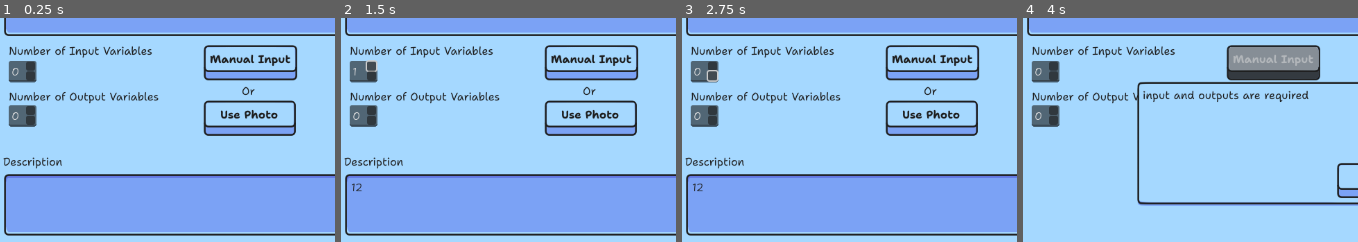
Above: before the commit, frames 1-4 (left to right).
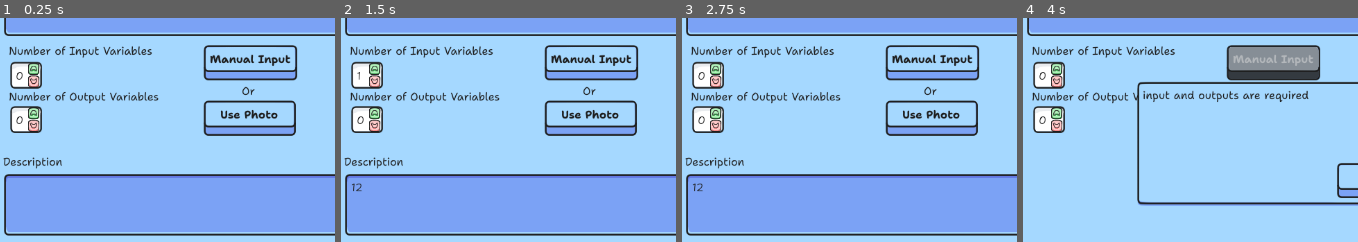
Above: after the commit, the same moments.

Repository: sininen-blue/logic-gate-tesseract
Game: Godot game, scene res://ui/custom_levels/create_custom_level.tscn
Two runs of this game, one before a commit and one after it. Both use one fixed random seed, a clock stepped at 60 frames per second and the inputs below. This scene is started directly instead of the project's main scene.
Inputs (mouse positions are % of the whole screen's width and height, from its top left):
- Up to frame 1 (0.25 s): no input
- Up to frame 2 (1.5 s): click (57, 8) at 0.52 s; type "Alex" at 0.6 s; click (57, 22) at 0.75 s; type "12" at 0.83 s; click (57, 63) at 0.98 s; type "12" at 1.07 s; click (22, 32) at 1.27 s
- Up to frame 3 (2.75 s): click (22, 34) at 2.02 s
- Up to frame 4 (4 s): click "Manual Input" at 2.75 s; click "Use Photo" at 3.5 s
The pictures show only the part of the screen within x 18-68%, y 22-71%; the shares and areas given below are measured in that part.

The runs differ from the first frame. In frame 1, 2.3% of the frame differs, in the area x 2-13%, y 19-52%; in frame 2, 2.3%, in the area x 2-13%, y 18-52%; in frame 3, 2.3%; in frame 4, 2.3%.

Commit message:
increment theming

Diff:
--- a/ui/components/increment_edit.gd
+++ b/ui/components/increment_edit.gd
@@ -29,7 +29,8 @@
 
 
 func _on_decrement_button_pressed() -> void:
-	count -= 1
+	if count > 0:
+		count -= 1
 
 
 func error() -> void:
--- a/ui/components/increment_edit.tscn
+++ b/ui/components/increment_edit.tscn
@@ -1,30 +1,36 @@
-[gd_scene load_steps=3 format=3 uid="uid://dnhtijfjnpwty"]
+[gd_scene load_steps=6 format=3 uid="uid://dnhtijfjnpwty"]
 
 [ext_resource type="Script" path="res://ui/components/increment_edit.gd" id="1_6jqra"]
-[ext_resource type="Theme" uid="uid://2j5ui2hm1s2k" path="res://ui/themes/IncrementButton.tres" id="2_aka2t"]
+[ext_resource type="Theme" uid="uid://2j5ui2hm1s2k" path="res://ui/themes/Increment.tres" id="2_aka2t"]
+[ext_resource type="Theme" uid="uid://dfy44283ee648" path="res://ui/themes/smallUpButton.tres" id="3_8375i"]
+[ext_resource type="Texture2D" uid="uid://qg6uoeh7cn08" path="res://assets/UI/theme/incrementEdit/smallUpButton.png" id="4_i00ee"]
+[ext_resource type="Texture2D" uid="uid://cnghdojlvxr62" path="res://assets/UI/theme/incrementEdit/smallDownButton.png" id="5_84uno"]
 
 [node name="IncrementEdit" type="LineEdit"]
 offset_right = 40.0
 offset_bottom = 31.0
+theme = ExtResource("2_aka2t")
 theme_override_constants/minimum_character_width = 2
 max_length = 1
 script = ExtResource("1_6jqra")
 
-[node name="IncrementButton" type="Button" parent="."]
+[node name="IncrementButton" type="TextureButton" parent="."]
 layout_mode = 0
-offset_left = 25.0
-offset_top = 1.0
-offset_right = 38.0
-offset_bottom = 14.0
+offset_left = 27.0
+offset_top = 2.0
+offset_right = 45.0
+offset_bottom = 21.0
+theme = ExtResource("3_8375i")
+texture_normal = ExtResource("4_i00ee")
+
+[node name="DecrementButton" type="TextureButton" parent="."]
+layout_mode = 0
+offset_left = 27.0
+offset_top = 20.0
+offset_right = 45.0
+offset_bottom = 39.0
 theme = ExtResource("2_aka2t")
-
-[node name="DecrementButton" type="Button" parent="."]
-layout_mode = 0
-offset_left = 25.0
-offset_top = 15.0
-offset_right = 38.0
-offset_bottom = 28.0
-theme = ExtResource("2_aka2t")
+texture_normal = ExtResource("5_84uno")
 
 [connection signal="text_changed" from="." to="." method="_on_text_changed"]
 [connection signal="pressed" from="IncrementButton" to="." method="_on_increment_button_pressed"]
--- /dev/null
+++ b/ui/themes/Increment.tres
@@ -0,0 +1,14 @@
+[gd_resource type="Theme" load_steps=3 format=3 uid="uid://2j5ui2hm1s2k"]
+
+[ext_resource type="Texture2D" uid="uid://cwkq2jquyoneg" path="res://assets/UI/theme/incrementEdit/incrementEdit.png" id="2_kepdg"]
+
+[sub_resource type="StyleBoxTexture" id="StyleBoxTexture_ayaqk"]
+texture = ExtResource("2_kepdg")
+texture_margin_left = 10.0
+texture_margin_top = 10.0
+texture_margin_right = 10.0
+texture_margin_bottom = 10.0
+
+[resource]
+LineEdit/colors/font_color = Color(0.117647, 0.117647, 0.117647, 1)
+LineEdit/styles/normal = SubResource("StyleBoxTexture_ayaqk")
--- a/ui/themes/IncrementButton.tres
+++ /dev/null
@@ -1,98 +0,0 @@
-[gd_resource type="Theme" load_steps=7 format=3 uid="uid://2j5ui2hm1s2k"]
-
-[ext_resource type="FontFile" uid="uid://c440jkyp6y6pa" path="res://assets/UI/font/ShantellSans[BNCE,INFM,SPAC,ital,wght].ttf" id="1_7oho3"]
-
-[sub_resource type="StyleBoxFlat" id="StyleBoxFlat_re17b"]
-content_margin_left = 4.0
-content_margin_top = 4.0
-content_margin_right = 4.0
-content_margin_bottom = 4.0
-bg_color = Color(0.1, 0.1, 0.1, 0.3)
-corner_radius_top_left = 3
-corner_radius_top_right = 3
-corner_radius_bottom_right = 3
-corner_radius_bottom_left = 3
-corner_detail = 5
-
-[sub_resource type="StyleBoxFlat" id="StyleBoxFlat_dfu4e"]
-content_margin_left = 4.0
-content_margin_top = 4.0
-content_margin_right = 4.0
-content_margin_bottom = 4.0
-bg_color = Color(1, 1, 1, 0.75)
-draw_center = false
-border_width_left = 2
-border_width_top = 2
-border_width_right = 2
-border_width_bottom = 2
-corner_radius_top_left = 3
-corner_radius_top_right = 3
-corner_radius_bottom_right = 3
-corner_radius_bottom_left = 3
-corner_detail = 5
-expand_margin_left = 2.0
-expand_margin_top = 2.0
-expand_margin_right = 2.0
-expand_margin_bottom = 2.0
-
-[sub_resource type="StyleBoxFlat" id="StyleBoxFlat_sn3dn"]
-content_margin_left = 4.0
-content_margin_top = 4.0
-content_margin_right = 4.0
-content_margin_bottom = 4.0
-bg_color = Color(0.225, 0.225, 0.225, 0.6)
-corner_radius_top_left = 3
-corner_radius_top_right = 3
-corner_radius_bottom_right = 3
-corner_radius_bottom_left = 3
-corner_detail = 5
-
-[sub_resource type="StyleBoxFlat" id="StyleBoxFlat_2o578"]
-content_margin_left = 4.0
-content_margin_top = 4.0
-content_margin_right = 4.0
-content_margin_bottom = 4.0
-bg_color = Color(0.1, 0.1, 0.1, 0.6)
-corner_radius_top_left = 3
-corner_radius_top_right = 3
-corner_radius_bottom_right = 3
-corner_radius_bottom_left = 3
-corner_detail = 5
-
-[sub_resource type="StyleBoxFlat" id="StyleBoxFlat_68l3q"]
-content_margin_left = 4.0
-content_margin_top = 4.0
-content_margin_right = 4.0
-content_margin_bottom = 4.0
-bg_color = Color(0, 0, 0, 0.6)
-corner_radius_top_left = 3
-corner_radius_top_right = 3
-corner_radius_bottom_right = 3
-corner_radius_bottom_left = 3
-corner_detail = 5
-
-[resource]
-Button/colors/font_color = Color(0.875, 0.875, 0.875, 1)
-Button/colors/font_disabled_color = Color(0.875, 0.875, 0.875, 0.5)
-Button/colors/font_focus_color = Color(0.95, 0.95, 0.95, 1)
-Button/colors/font_hover_color = Color(0.95, 0.95, 0.95, 1)
-Button/colors/font_hover_pressed_color = Color(1, 1, 1, 1)
-Button/colors/font_outline_color = Color(0, 0, 0, 1)
-Button/colors/font_pressed_color = Color(1, 1, 1, 1)
-Button/colors/icon_disabled_color = Color(1, 1, 1, 0.4)
-Button/colors/icon_focus_color = Color(1, 1, 1, 1)
-Button/colors/icon_hover_color = Color(1, 1, 1, 1)
-Button/colors/icon_hover_pressed_color = Color(1, 1, 1, 1)
-Button/colors/icon_normal_color = Color(1, 1, 1, 1)
-Button/colors/icon_pressed_color = Color(1, 1, 1, 1)
-Button/constants/align_to_largest_stylebox = 0
-Button/constants/h_separation = 4
-Button/constants/icon_max_width = 0
-Button/constants/outline_size = 0
-Button/font_sizes/font_size = 16
-Button/fonts/font = ExtResource("1_7oho3")
-Button/styles/disabled = SubResource("StyleBoxFlat_re17b")
-Button/styles/focus = SubResource("StyleBoxFlat_dfu4e")
-Button/styles/hover = SubResource("StyleBoxFlat_sn3dn")
-Button/styles/normal = SubResource("StyleBoxFlat_2o578")
-Button/styles/pressed = SubResource("StyleBoxFlat_68l3q")
--- /dev/null
+++ b/ui/themes/smallUpButton.tres
@@ -0,0 +1,13 @@
+[gd_resource type="Theme" load_steps=3 format=3 uid="uid://dfy44283ee648"]
+
+[ext_resource type="Texture2D" uid="uid://qg6uoeh7cn08" path="res://assets/UI/theme/incrementEdit/smallUpButton.png" id="1_0q7mq"]
+
+[sub_resource type="StyleBoxTexture" id="StyleBoxTexture_vdq84"]
+texture = ExtResource("1_0q7mq")
+texture_margin_left = 10.0
+texture_margin_top = 10.0
+texture_margin_right = 10.0
+texture_margin_bottom = 10.0
+
+[resource]
+Button/styles/normal = SubResource("StyleBoxTexture_vdq84")
Binary file added: assets/UI/theme/incrementEdit/incrementEdit.png
Not shown, added: assets/UI/theme/incrementEdit/incrementEdit.png.import
Binary file added: assets/UI/theme/incrementEdit/smallDownButton.png
Not shown, added: assets/UI/theme/incrementEdit/smallDownButton.png.import
Binary file added: assets/UI/theme/incrementEdit/smallUpButton.png
Not shown, added: assets/UI/theme/incrementEdit/smallUpButton.png.import
